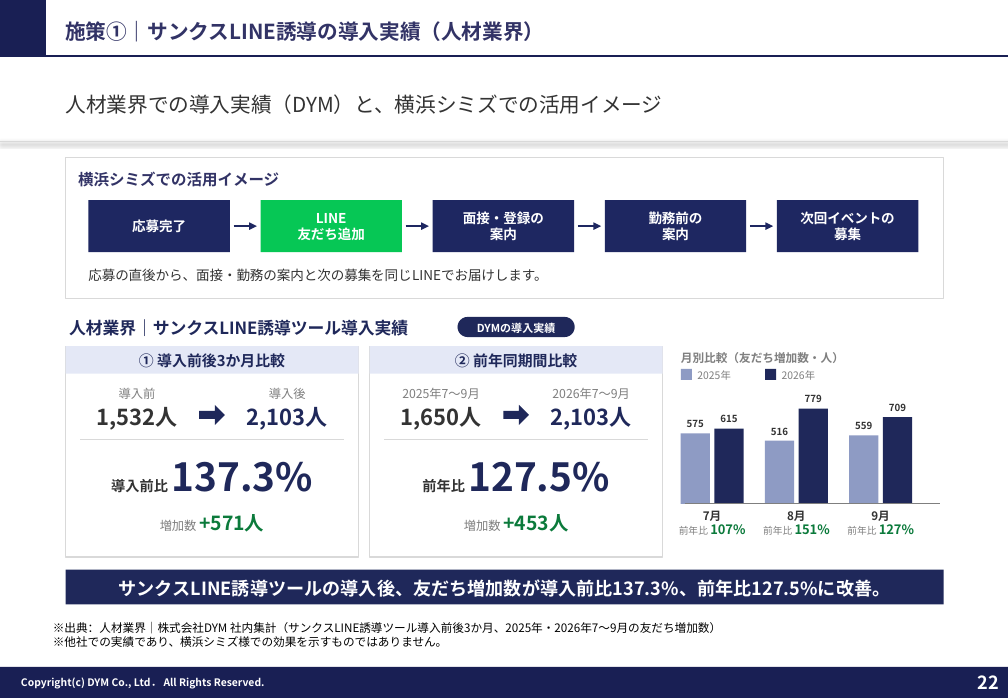
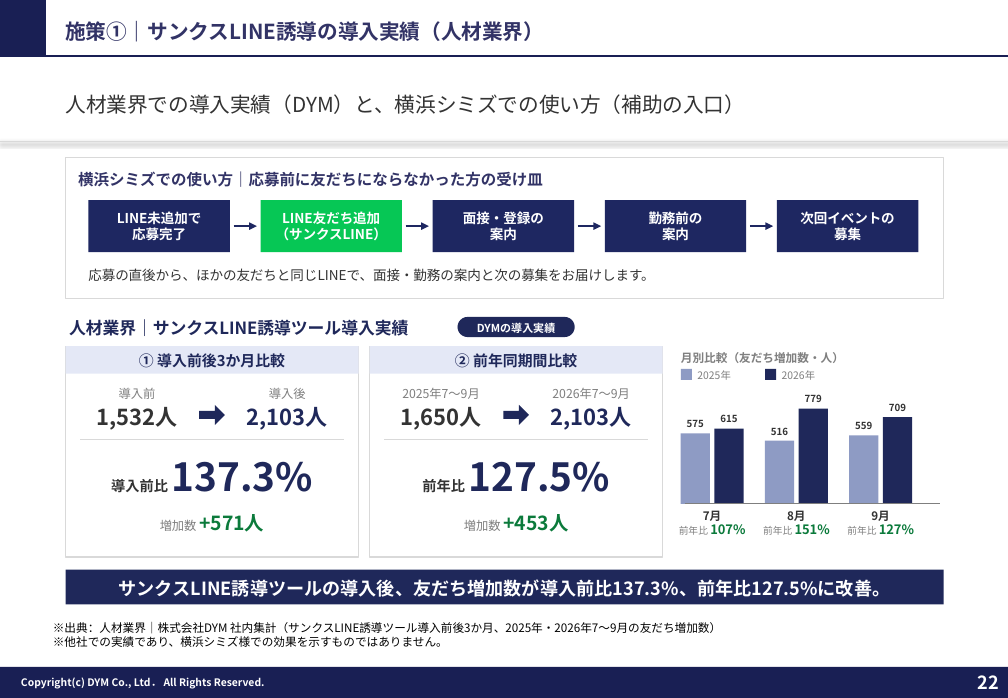
Before and after one commit to tonomura-r-dev/folder, a slide deck: slide 22 of 202610_株式会社横浜シミズ御中_LINE公式アカウント運用のご提案.pptx. Drawn at 1008x698 pixels with LibreOffice and Linux fonts; fonts in the diff are those of the drawing; background and template pictures are left out. Boxes give left, top, right and bottom in pixels: in the first picture for what was removed or moved away, otherwise in the second. Text is boxed around its words. In the diff, an @@ line names an element or a change of style, - is before the commit and + after.

```diff
--- a/202610_株式会社横浜シミズ御中_LINE公式アカウント運用のご提案.pptx
+++ b/202610_株式会社横浜シミズ御中_LINE公式アカウント運用のご提案.pptx
@@ text at [66,94,746,114]: text changed @@
-人材業界での導入実績（DYM）と、横浜シミズでの活用イメージ
+人材業界での導入実績（DYM）と、横浜シミズでの使い方（補助の入口）
@@ text at [78,171,543,187]: text changed @@
-横浜シミズでの活用イメージ
+横浜シミズでの使い方｜応募前に友だちにならなかった方の受け皿
@@ text in rectangle at [117,211,202,228]: paragraph added @@
+LINE未追加で
@@ text in rectangle at [276,211,387,241]: text changed @@
-LINE
-友だち追加
+LINE友だち追加
+（サンクスLINE）
@@ text at [88,268,654,281]: text changed @@
-応募の直後から、面接・勤務の案内と次の募集を同じLINEでお届けします。
+応募の直後から、ほかの友だちと同じLINEで、面接・勤務の案内と次の募集をお届けします。
```
Also in this commit, not shown: 4 other slides changed, 2 other files.
